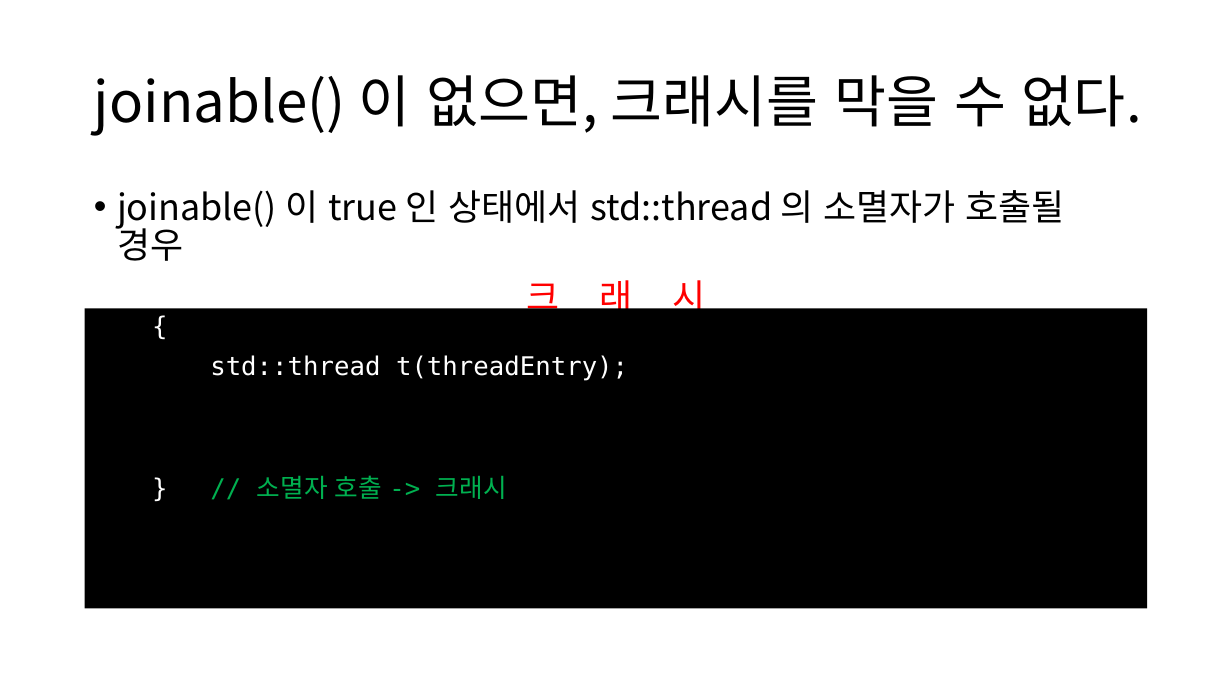
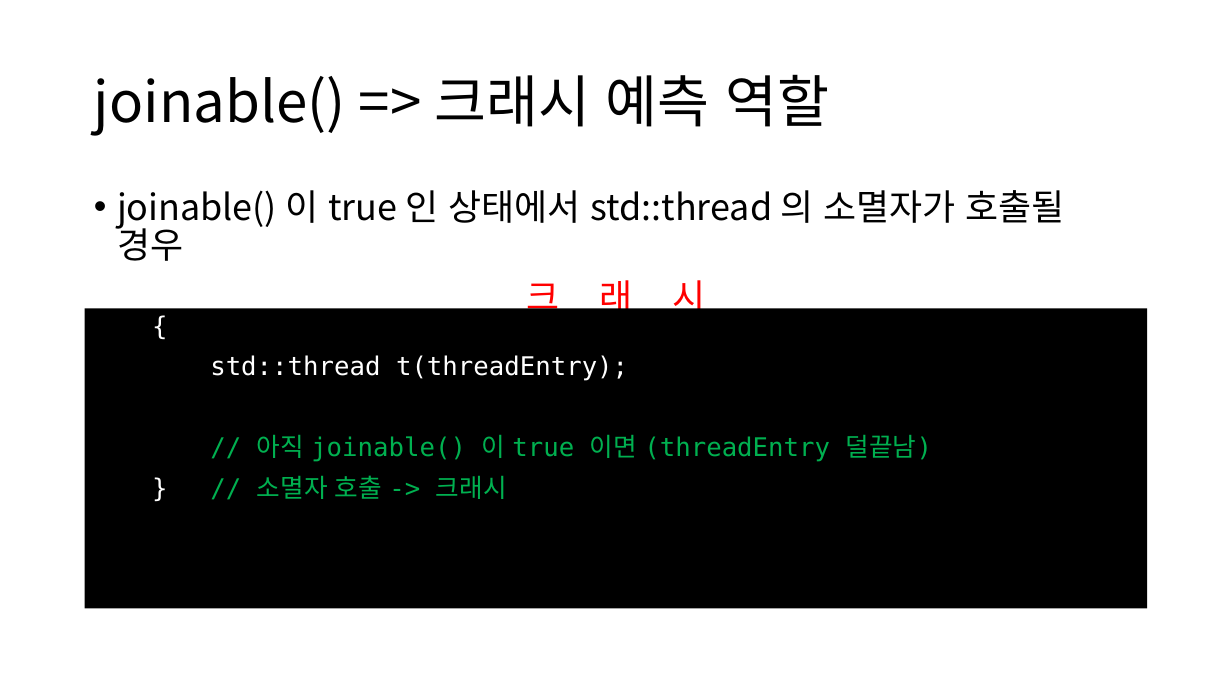
Before and after one commit to OptimizationStudy/Repo2018, a slide deck: slide 8 of PPT/ModernCppStudy_14_(37).pptx. Drawn at 1232x693 pixels with LibreOffice and Linux fonts; fonts in the diff are those of the drawing. Boxes give left, top, right and bottom in pixels: in the first picture for what was removed or moved away, otherwise in the second. Text is boxed around its words. In the diff, an @@ line names an element or a change of style, - is before the commit and + after.

```diff
--- a/PPT/ModernCppStudy_14_(37).pptx
+++ b/PPT/ModernCppStudy_14_(37).pptx
@@ title at <box>94,74,829,136</box>: text changed @@
-joinable() 이 없으면, 크래시를 막을 수 없다.
+joinable() => 크래시 예측 역할
@@ text in rectangle at <box>257,435,932,462</box>: paragraph added @@
+// 아직 joinable() 이 true 이면 (threadEntry 덜끝남)
```
Also in this commit, not shown: 1 other slide changed, 6 slides added.
